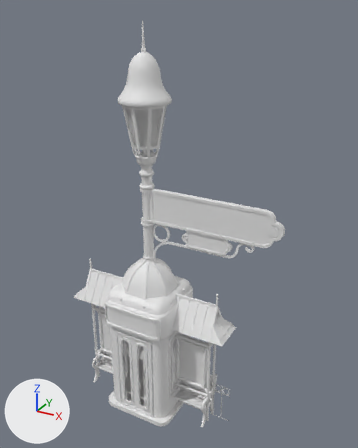
The Blender file Props/Street/Props_Street.blend as it was, and as the next commit left it.
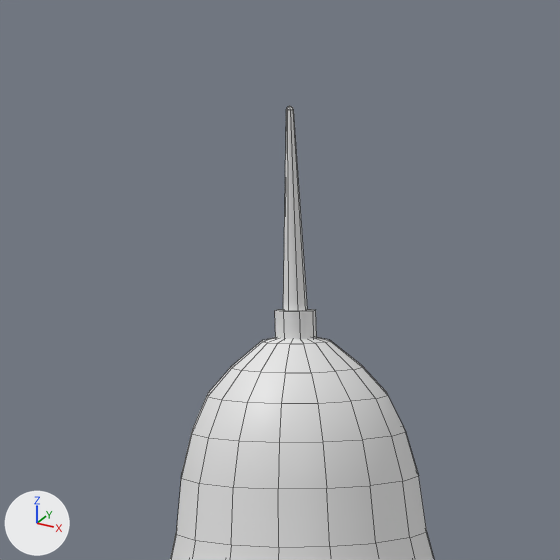
The first picture shows the older version from a 50 mm lens placed at (4.98, -7.76, 8.43), pointed at (0.58, 0.23, 4.43). The close-ups show the older and then the newer version on the part from 29% to 50% of the width and 1% to 18% of the height of that picture. Only the edits that show in the close-ups are written down. The axes (+X, +Y, +Z) are drawn at lower left. The lights are the same throughout. The close-ups show mesh edges as thin lines.

In view in the first close-up: 'Prop_Street_Lamp_Type1'.
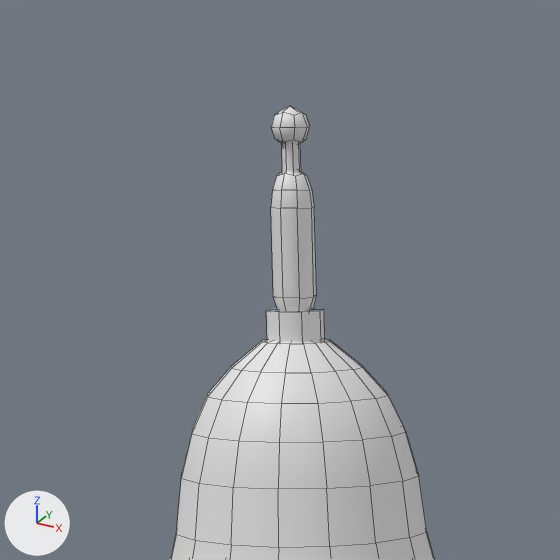
Where the change shows, as pixel boxes [x1, y1, x2, y2] in the close-ups (560 x 560 px; the box of a moved part takes in the faces that stretch with it):
part 1 of me_prop_street_lamp_type1, added: after [271, 171, 317, 312]
part 2 of me_prop_street_lamp_type1, added: after [282, 143, 301, 173]
part 3 of me_prop_street_lamp_type1, moved or reshaped: before [275, 106, 317, 339]; after [266, 106, 325, 342]

The change, as a list of edits to the scene's bpy script:
```text
Change me_prop_street_lamp_type1:
    used by ob_prop_street_lamp_type1; location = (0.0, 0.0, 0.0)
    remove me_prop_street_lamp_type1.from_pydata(...)  # 1492 vertices, 1412 faces; spans x -0.5..0.5, y -0.5..0.5, z 0.0..8.2
    add me_prop_street_lamp_type1.from_pydata(...)  # 1551 vertices, 1464 faces; spans x -0.5..0.5, y -0.5..0.5, z 0.0..8.2
    me_prop_street_lamp_type1 part 1: a new loose piece of 42 vertices spanning x -0.05..0.05, y -0.05..0.05, z 7.73..8.07, in mat_material_prop_street (white #e7e7e7)
    me_prop_street_lamp_type1 part 2: a new loose piece of 16 vertices spanning x -0.02..0.02, y -0.02..0.02, z 8.04..8.13, in mat_material_prop_street (white #e7e7e7)
    me_prop_street_lamp_type1 part 3
    24 vertices are removed from x -0.03..0.03, y -0.03..0.03, z 7.75..8.2
    20 faces are deleted
    16 vertices move from x -0.05..0.05, y -0.05..0.05, z 7.65..7.75 to x -0.07..0.07, y -0.07..0.07, z 7.65..7.75
    25 vertices are added at x -0.05..0.05, y -0.05..0.05, z 8.11..8.19
    24 new faces join them, mat_material_prop_street (white #e7e7e7)
```
